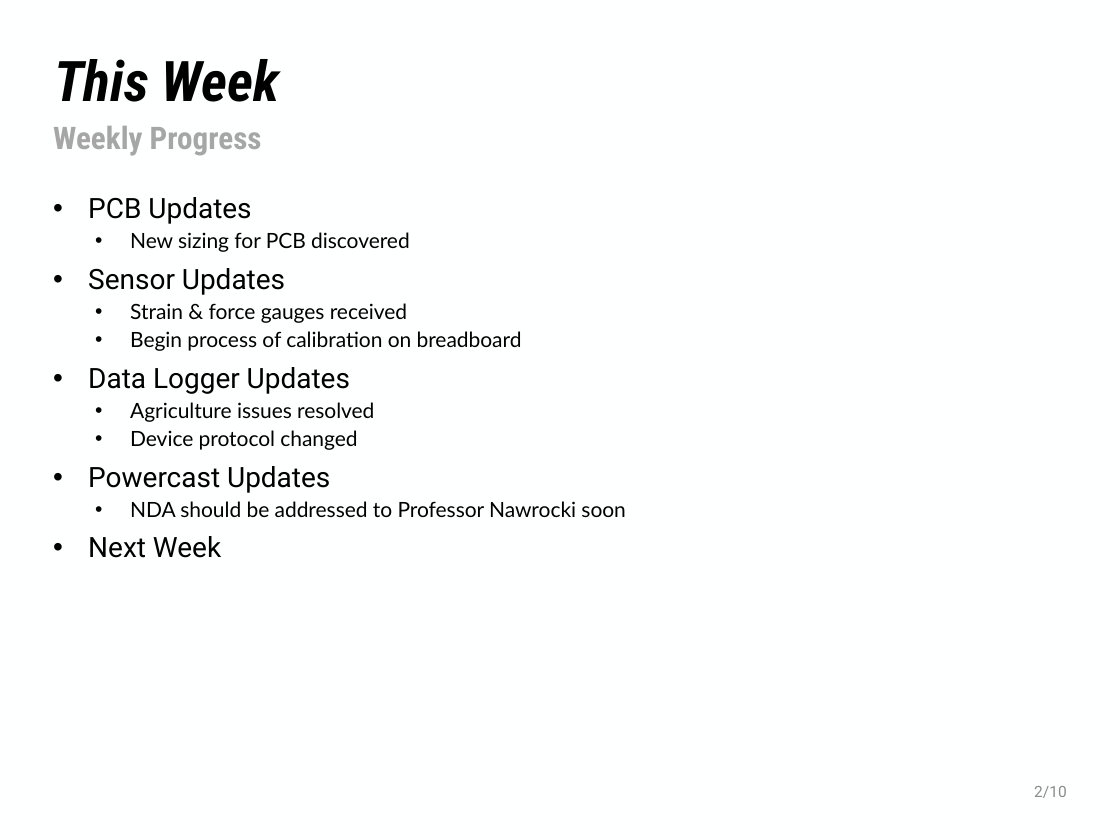
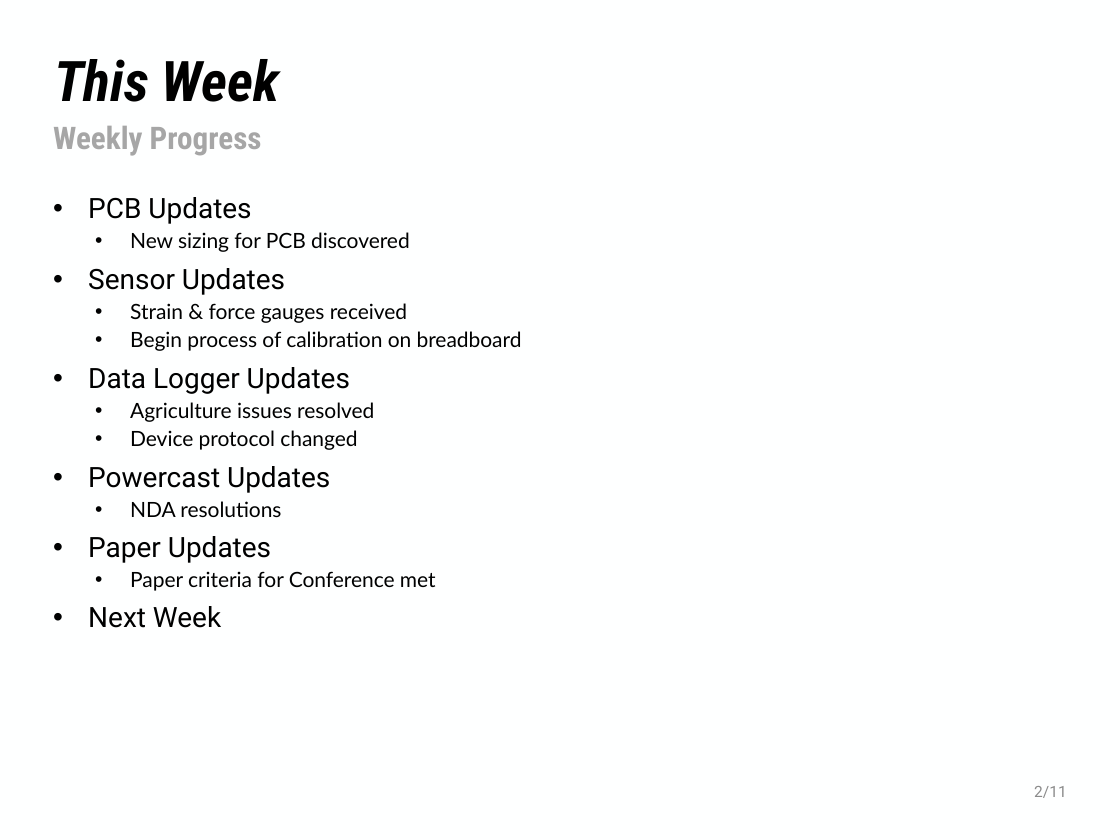
Before and after one commit to NHuang58/Biomedical_Device_PCB, a slide deck: slide 2 of Documentation/Slides/Week_29.pptx. Drawn at 1120x840 pixels with LibreOffice and Linux fonts; fonts in the diff are those of the drawing; background and template pictures are left out. Boxes give left, top, right and bottom in pixels: in the first picture for what was removed or moved away, otherwise in the second. Text is boxed around its words. In the diff, an @@ line names an element or a change of style, - is before the commit and + after.

Commit message:
Week 15 Changes

```diff
--- a/Documentation/Slides/Week_29.pptx
+++ b/Documentation/Slides/Week_29.pptx
@@ text at bbox=[88, 501, 436, 591]: text changed @@
-  • NDA should be addressed to Professor Nawrocki soon
+  • NDA resolutions
+• Paper Updates
+  • Paper criteria for Conference met
@@ text at bbox=[1034, 786, 1067, 798]: text changed @@
-2/10
+2/11
```
Also in this commit, not shown: 8 other slides changed, 2 slides added, 6 other files.
